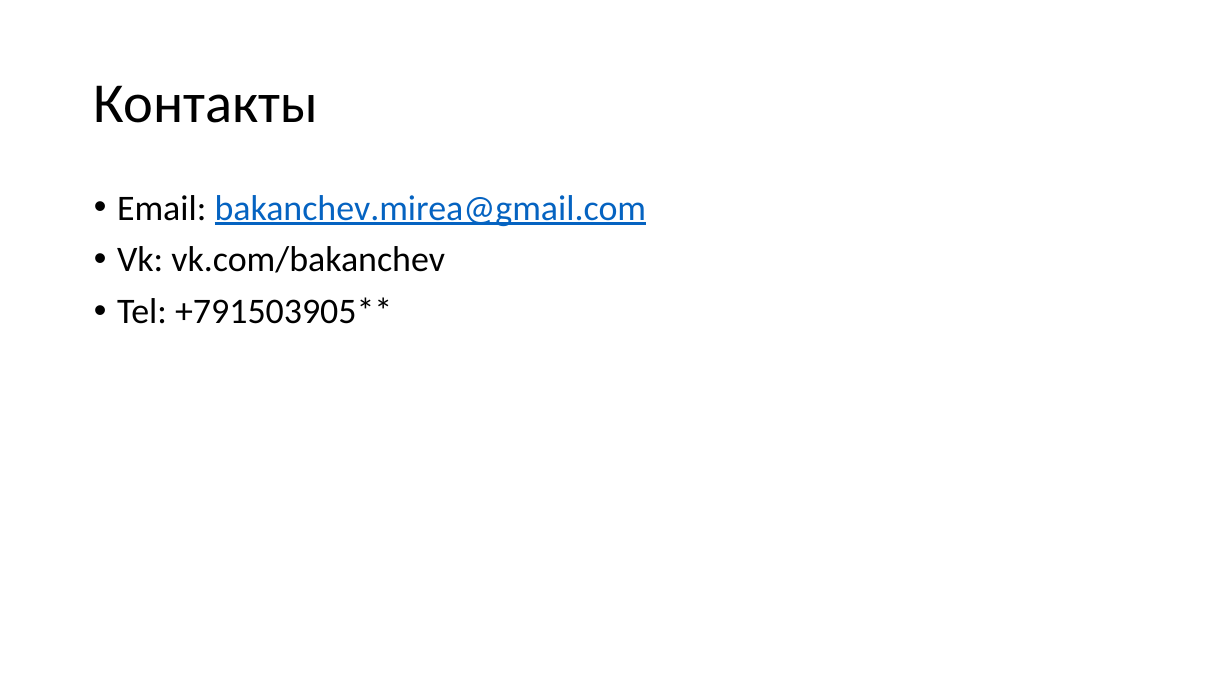
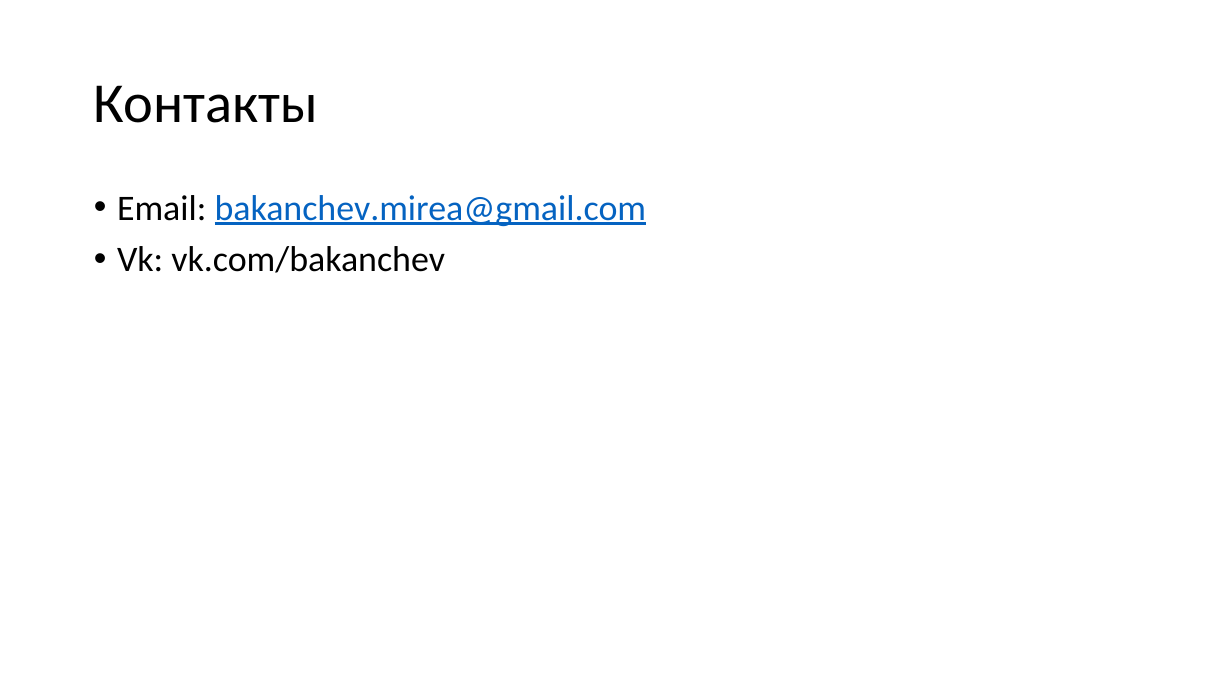
Before and after one commit to bakanchevn/DataBases_MIREA_2018-2019, a slide deck: slide 10 of Week1/Lec1.pptx. Drawn at 1232x693 pixels with LibreOffice and Linux fonts; fonts in the diff are those of the drawing. Boxes give left, top, right and bottom in pixels: in the first picture for what was removed or moved away, otherwise in the second. Text is boxed around its words. In the diff, an @@ line names an element or a change of style, - is before the commit and + after.

```diff
--- a/Week1/Lec1.pptx
+++ b/Week1/Lec1.pptx
@@ text at (117, 297, 392, 324): paragraph removed @@
-• Tel: +791503905**
```
Also in this commit, not shown: 3 other slides changed, 1 slide removed, 1 other file.
